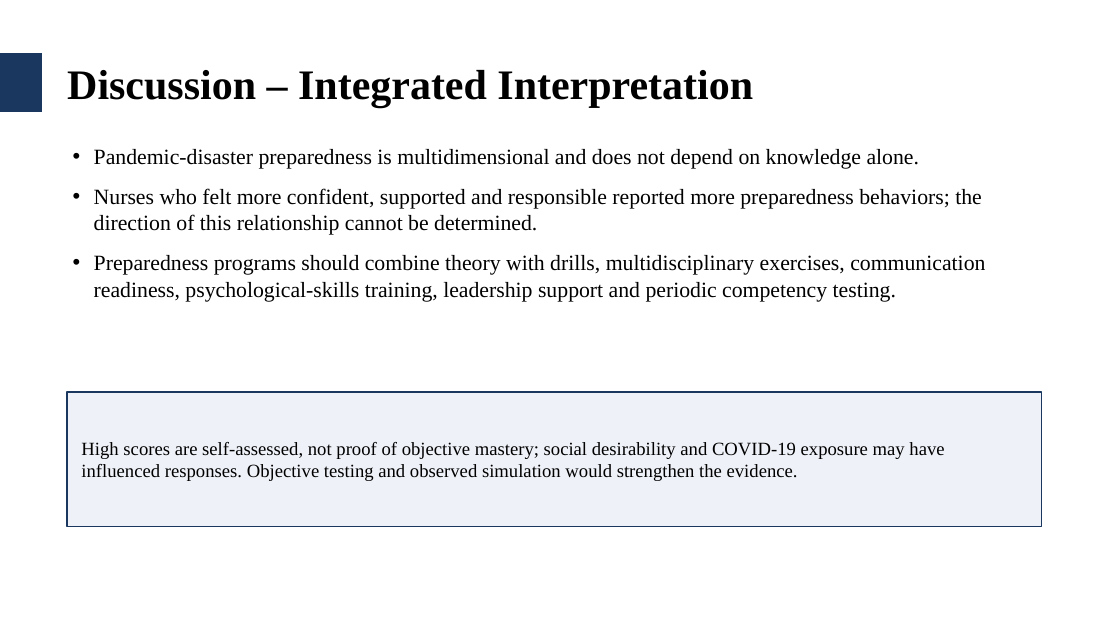
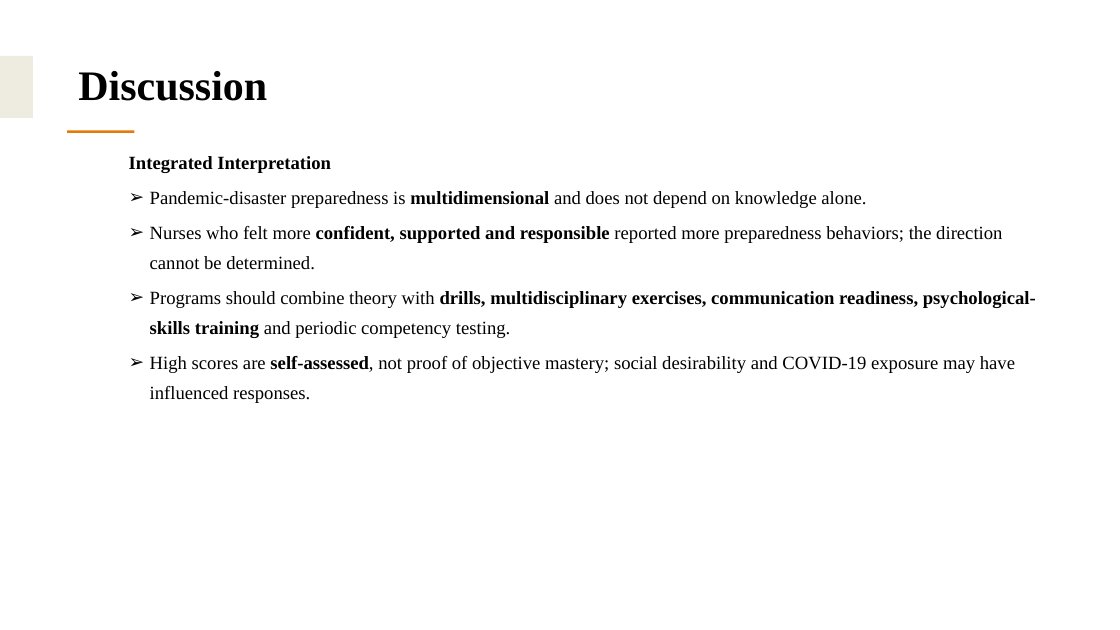
Before and after one commit to alinoshiliabunader-arch/CIPC, a slide deck: slide 33 of Samirah_Alkhaldi_Thesis_Defense.pptx. Drawn at 1120x630 pixels with LibreOffice and Linux fonts; fonts in the diff are those of the drawing; background and template pictures are left out. Boxes give left, top, right and bottom in pixels: in the first picture for what was removed or moved away, otherwise in the second. Text is boxed around its words. In the diff, an @@ line names an element or a change of style, - is before the commit and + after.

```diff
--- a/Samirah_Alkhaldi_Thesis_Defense.pptx
+++ b/Samirah_Alkhaldi_Thesis_Defense.pptx
@@ rectangle removed at [0, 53, 42, 112] @@
@@ rectangle added at [0, 56, 32, 118], fill #EEECE1, outline #EEECE1 1 pt @@
@@ text at [78, 71, 267, 101]: text changed @@
-Discussion – Integrated Interpretation
+Discussion
@@ line added from (67, 132) to (134, 132), #E47B09 3 pt @@
@@ text removed at [94, 149, 985, 302] @@
-• Pandemic-disaster preparedness is multidimensional and does not depend on knowledge alone.
-• Nurses who felt more confident, supported and responsible reported more preparedness behaviors; the direction of this relationship cannot be determined.
-• Preparedness programs should combine theory with drills, multidisciplinary exercises, communication readiness, psychological-skills training, leadership support and periodic competency testing.
@@ text "Integrated Interpretation" at [129, 156, 1036, 403]: vertical alignment middle to top @@
@@ text at [129, 156, 1036, 403]: text changed @@
-High scores are self-assessed, not proof of objective mastery; social desirability and COVID-19 exposure may have influenced responses. Objective testing and observed simulation would strengthen the evidence.
+Integrated Interpretation
+➢ Pandemic-disaster preparedness is multidimensional and does not depend on knowledge alone.
+➢ Nurses who felt more confident, supported and responsible reported more preparedness behaviors; the direction cannot be determined.
+➢ Programs should combine theory with drills, multidisciplinary exercises, communication readiness, psychological-skills training and periodic competency testing.
+➢ High scores are self-assessed, not proof of objective mastery; social desirability and COVID-19 exposure may have influenced responses.
@@ rectangle removed at [67, 392, 1042, 526] @@
```
Also in this commit, not shown: 40 other slides changed, 3 slides added, 2 slides removed.
